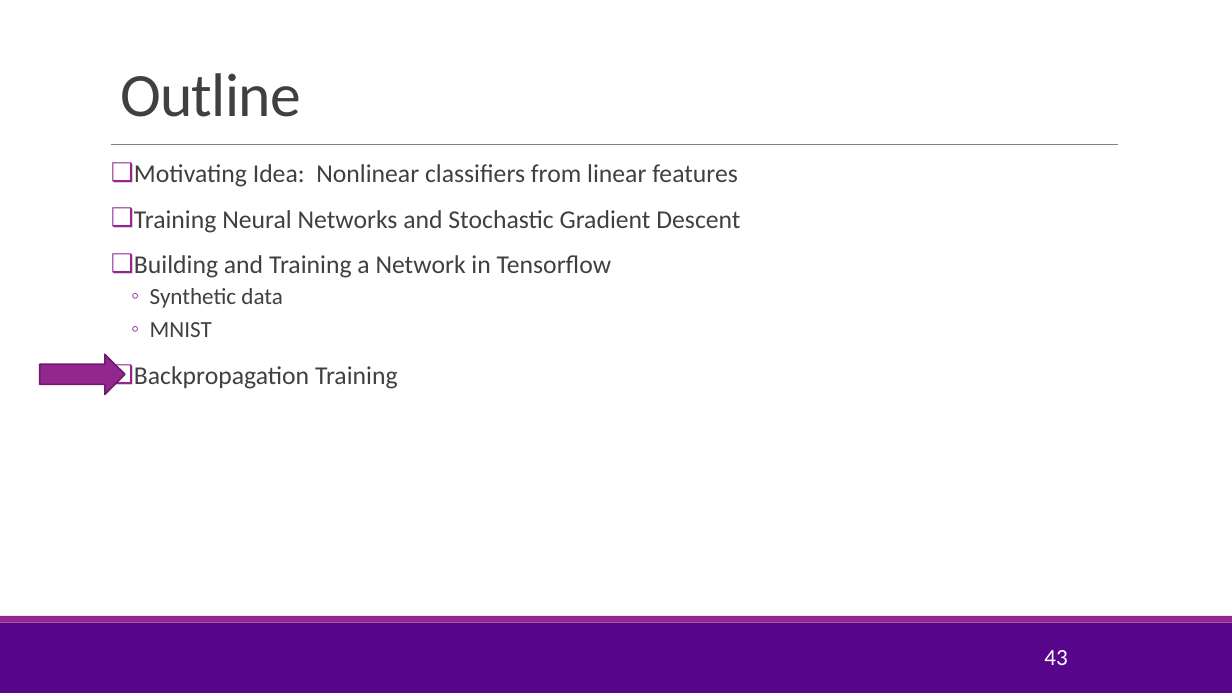
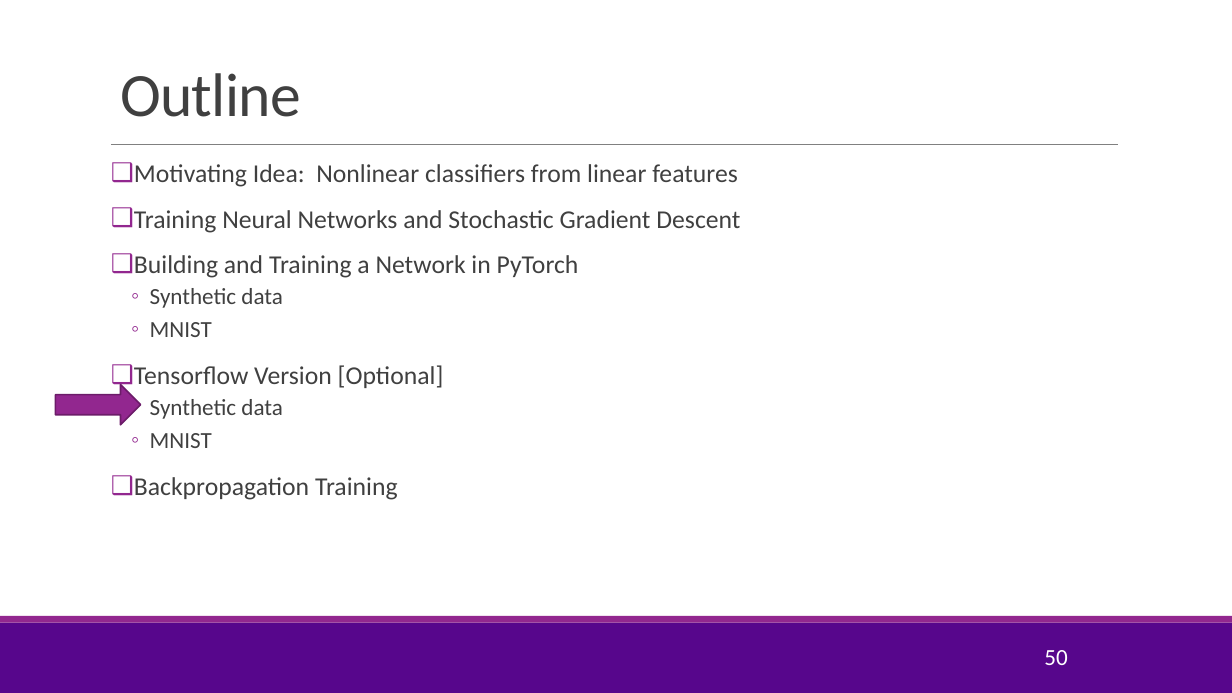
Before and after one commit to sdrangan/introml, a slide deck: slide 50 of lectures/Lect09_NeuralNet.pptx (slide 43 before the commit). Drawn at 1232x693 pixels with LibreOffice and Linux fonts; fonts in the diff are those of the drawing; background and template pictures are left out. Boxes give left, top, right and bottom in pixels: in the first picture for what was removed or moved away, otherwise in the second. Text is boxed around its words. In the diff, an @@ line names an element or a change of style, - is before the commit and + after.

Commit message:
Added PyTorch version.

```diff
--- a/lectures/Lect09_NeuralNet.pptx
+++ b/lectures/Lect09_NeuralNet.pptx
@@ text at (x1=134, y1=255, x2=579, y2=388): text changed @@
-❑ Building and Training a Network in Tensorflow
+❑ Building and Training a Network in PyTorch
+  ◦ Synthetic data
+  ◦ MNIST
+❑ Tensorflow Version [Optional]
@@ right arrow moved from (x1=40, y1=354, x2=125, y2=394) to (x1=55, y1=384, x2=140, y2=424) @@
@@ page number at (x1=1044, y1=650, x2=1067, y2=665): text changed @@
-43
+50
```
Also in this commit, not shown: 7 other slides changed, 19 slides added, 1 other file.
